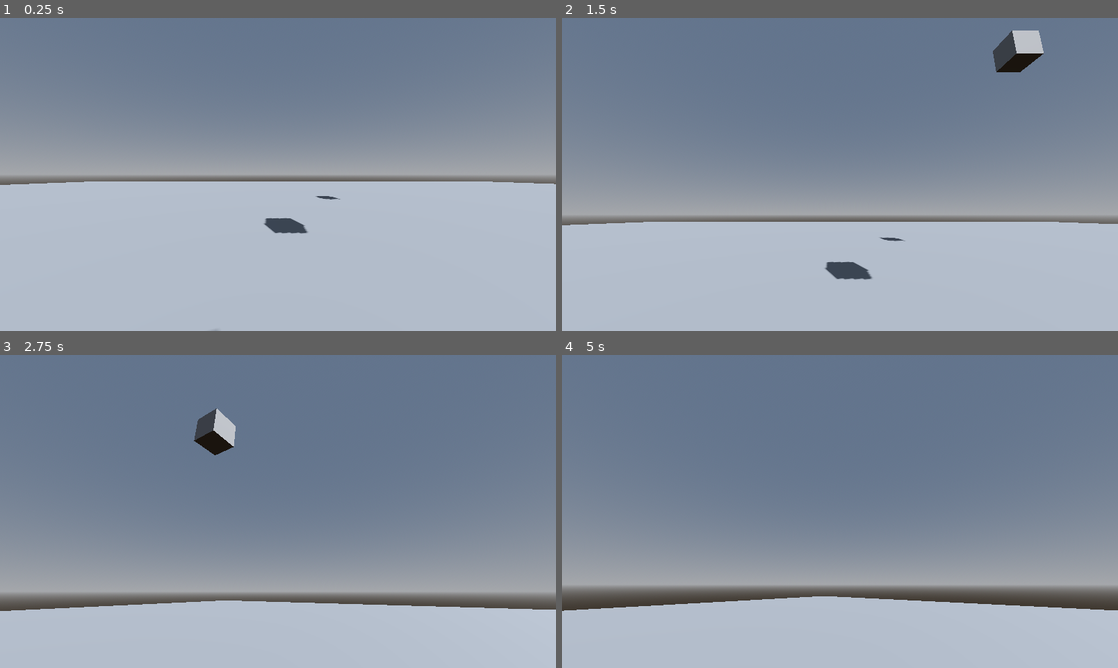
Above: before the commit, frames 1-4 (two rows, left to right).
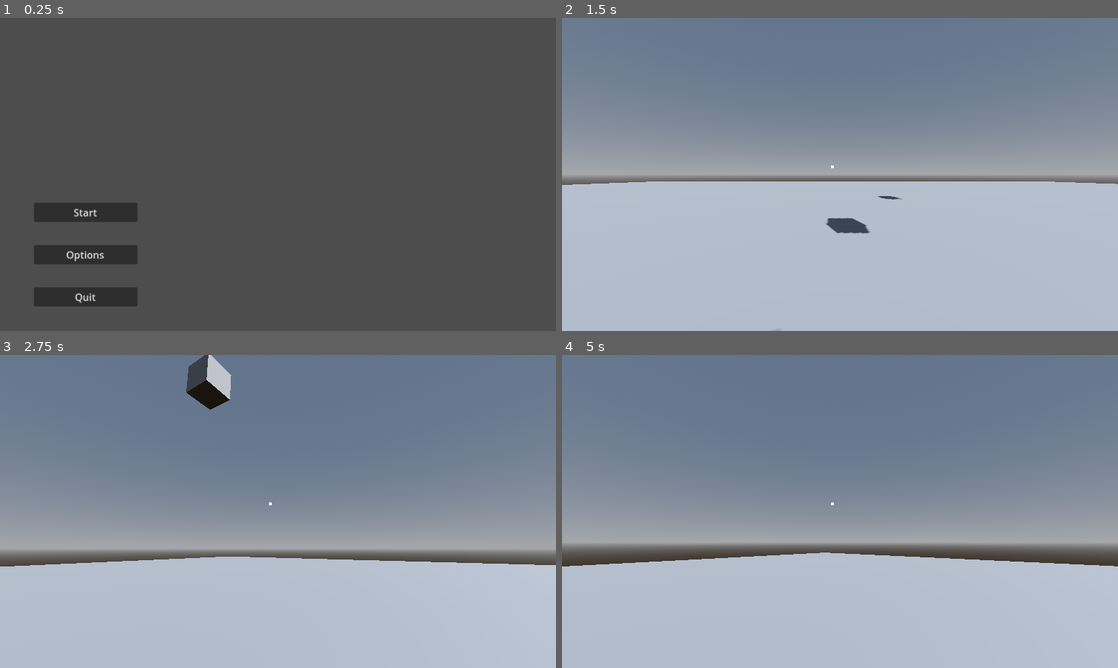
Above: after the commit, the same moments.

Repository: joeyvongphasouk/577-course-project
Game: Godot game, scene res://scenes/main_menu.tscn
Two runs of this game, one before a commit and one after it. Both use one fixed random seed, a clock stepped at 60 frames per second and the inputs below. Before the commit the project starts from res://scenes/tutorial_level.tscn.
Inputs (mouse positions are in pixels of both pictures, inside the frame that each line leads up to):
- Up to frame 1 (0.25 s): no input
- Up to frame 2 (1.5 s): click (645, 255) at 0.5 s, where only the run after the commit has a clickable "Options"; click (645, 212) at 1.25 s, where only the run after the commit has a clickable "Start"
- Up to frame 3 (2.75 s): tap Enter (ui_accept) at 2, 2.27 s; move the mouse to (305, 511) at 2.02 s; hold W (move_forward) from 2.03 s (still down); click (305, 511) at 2.17 s
- Up to frame 4 (5 s): keep holding W (move_forward); move the mouse to (812, 511) at 2.77 s; click (812, 511) at 2.92 s; tap Enter (ui_accept) at 3.02, 4.52 s; move the mouse to (851, 505) at 3.52 s; click (851, 505) at 3.67 s; move the mouse to (834, 517) at 4.27 s; click (834, 517) at 4.42 s

The runs differ from the first frame. In frame 1, 99% of the frame differs, in the area x 0-100%, y 0-100%; in frame 2, 22%; in frame 3, 25%; in frame 4, 25%.

Commit message:
Added main menu framework and refined pausing

Diff:
--- a/project.godot
+++ b/project.godot
@@ -11,9 +11,13 @@
 [application]
 
 config/name="Mandira"
-run/main_scene="res://scenes/tutorial_level.tscn"
+run/main_scene="res://scenes/main_menu.tscn"
 config/features=PackedStringArray("4.3", "Forward Plus")
 config/icon="res://icon.svg"
+
+[autoload]
+
+PauseManager="*res://scenes/pause_menu.tscn"
 
 [display]
 
@@ -47,3 +51,13 @@
 "events": [Object(InputEventKey,"resource_local_to_scene":false,"resource_name":"","device":-1,"window_id":0,"alt_press …(191 unchanged characters)…
 ]
 }
+grapple={
+"deadzone": 0.5,
+"events": [Object(InputEventMouseButton,"resource_local_to_scene":false,"resource_name":"","device":-1,"window_id":0,"alt_pressed":false,"shift_pressed":false,"ctrl_pressed":false,"meta_pressed":false,"button_mask":1,"position":Vector2(137, 24),"global_position":Vector2(146, 70),"factor":1.0,"button_index":1,"canceled":false,"pressed":true,"double_click":false,"script":null)
+]
+}
+pause={
+"deadzone": 0.5,
+"events": [Object(InputEventKey,"resource_local_to_scene":false,"resource_name":"","device":-1,"window_id":0,"alt_pressed":false,"shift_pressed":false,"ctrl_pressed":false,"meta_pressed":false,"pressed":false,"keycode":0,"physical_keycode":4194305,"key_label":0,"unicode":0,"location":0,"echo":false,"script":null)
+]
+}
--- /dev/null
+++ b/scenes/main_menu.tscn
@@ -0,0 +1,42 @@
+[gd_scene load_steps=2 format=3 uid="uid://cfytv6wnnrufh"]
+
+[ext_resource type="Script" path="res://scripts/main_menu.gd" id="1_jwwq1"]
+
+[node name="Main_Menu" type="Control"]
+process_mode = 3
+layout_mode = 3
+anchors_preset = 15
+anchor_right = 1.0
+anchor_bottom = 1.0
+grow_horizontal = 2
+grow_vertical = 2
+script = ExtResource("1_jwwq1")
+
+[node name="VBoxContainer" type="VBoxContainer" parent="."]
+layout_mode = 1
+anchors_preset = 2
+anchor_top = 1.0
+anchor_bottom = 1.0
+offset_left = 77.805
+offset_top = -295.0
+offset_right = 245.445
+offset_bottom = -93.685
+grow_vertical = 0
+scale = Vector2(1.43, 1.43)
+
+[node name="Start" type="Button" parent="VBoxContainer"]
+layout_mode = 2
+size_flags_vertical = 2
+text = "Start"
+
+[node name="Options" type="Button" parent="VBoxContainer"]
+layout_mode = 2
+size_flags_vertical = 2
+text = "Options"
+
+[node name="Quit" type="Button" parent="VBoxContainer"]
+layout_mode = 2
+size_flags_vertical = 2
+text = "Quit"
+
+[connection signal="pressed" from="VBoxContainer/Start" to="." method="_on_start_pressed"]
--- /dev/null
+++ b/scenes/pause_menu.tscn
@@ -0,0 +1,9 @@
+[gd_scene load_steps=2 format=3 uid="uid://cymqcoyhr6tan"]
+
+[ext_resource type="Script" path="res://scripts/pause_menu.gd" id="1_hmjlk"]
+
+[node name="PauseMenu" type="Control"]
+process_mode = 3
+layout_mode = 3
+anchors_preset = 0
+script = ExtResource("1_hmjlk")
--- a/scenes/player.tscn
+++ b/scenes/player.tscn
@@ -24,3 +24,16 @@
 
 [node name="Camera3D" type="Camera3D" parent="."]
 transform = Transform3D(1, 0, 0, 0, 1, 0, 0, 0, 1, 0, 0.786717, 0)
+
+[node name="Crosshair" type="ColorRect" parent="Camera3D"]
+anchors_preset = 8
+anchor_left = 0.5
+anchor_top = 0.5
+anchor_right = 0.5
+anchor_bottom = 0.5
+offset_left = -20.0
+offset_top = -20.0
+offset_right = -15.0
+offset_bottom = -15.0
+grow_horizontal = 2
+grow_vertical = 2
--- a/scenes/tutorial_level.tscn
+++ b/scenes/tutorial_level.tscn
@@ -66,8 +66,5 @@
 [node name="WorldEnvironment" type="WorldEnvironment" parent="."]
 environment = SubResource("Environment_vl41q")
 
-[node name="RigidBody3D" type="RigidBody3D" parent="."]
-transform = Transform3D(1, 0, 0, 0, 1, 0, 0, 0, 1, 0, 2.44563, 0)
-
 [node name="Player" parent="." instance=ExtResource("1_lu55d")]
 transform = Transform3D(1, 0, 0, 0, 1, 0, 0, 0, 1, -2.6, 1.02108, 0.7)
--- /dev/null
+++ b/scripts/main_menu.gd
@@ -0,0 +1,13 @@
+extends Control
+
+
+func _ready() -> void:
+	pass # Replace with function body.
+
+func _process(delta: float) -> void:
+	pass
+
+
+func _on_start_pressed() -> void:
+	get_tree().change_scene_to_file("res://scenes/tutorial_level.tscn")
+	PauseManager.SetPaused(false)
--- /dev/null
+++ b/scripts/pause_menu.gd
@@ -0,0 +1,16 @@
+extends Control
+
+func _ready() -> void:
+	set_process_unhandled_input(true)
+
+func _unhandled_input(event: InputEvent) -> void:
+	if event.is_action_pressed("pause"):
+		SetPaused(!get_tree().paused)
+
+func SetPaused(paused: bool) -> void:
+	get_tree().paused = paused
+
+	if (paused):
+		Input.set_mouse_mode(Input.MOUSE_MODE_VISIBLE)
+	else:
+		Input.set_mouse_mode(Input.MOUSE_MODE_CAPTURED)
--- a/scripts/player.gd
+++ b/scripts/player.gd
@@ -6,22 +6,14 @@
 @onready var camera_3d: Camera3D = $Camera3D
 
 var sensitivity = 0.002
-var mouse_captured : bool = false
 #
 #func _ready() -> void:
 	#Input.set_mouse_mode(Input.MOUSE_MODE_CAPTURED)
 
 func _unhandled_input(event) -> void:
-			# Mouse capturing
-	if Input.is_mouse_button_pressed(MOUSE_BUTTON_LEFT):
-		Input.set_mouse_mode(Input.MOUSE_MODE_CAPTURED)
-		mouse_captured = true
-	if Input.is_key_pressed(KEY_ESCAPE):
-		Input.set_mouse_mode(Input.MOUSE_MODE_VISIBLE)
-		mouse_captured = false
 
 	# Look around
-	if mouse_captured and event is InputEventMouseMotion:
+	if event is InputEventMouseMotion:
 		rotation.y = rotation.y - event.relative.x * sensitivity
 		camera_3d.rotation.x = camera_3d.rotation.x - event.relative.y * sensitivity
 
